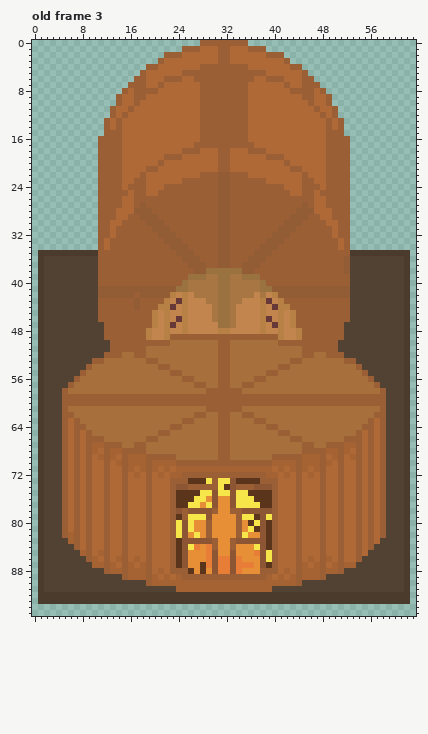
A pixel-art file gets an edit: build/Aseprite files/Boiler.aseprite. The picture above is the old version.
64x96 pixels, 3 frames. Colours within 5 levels of each other are drawn and written as one. Shown: old frame 3. The commit also changed other frames, which this record leaves out.
The same view after the edit:
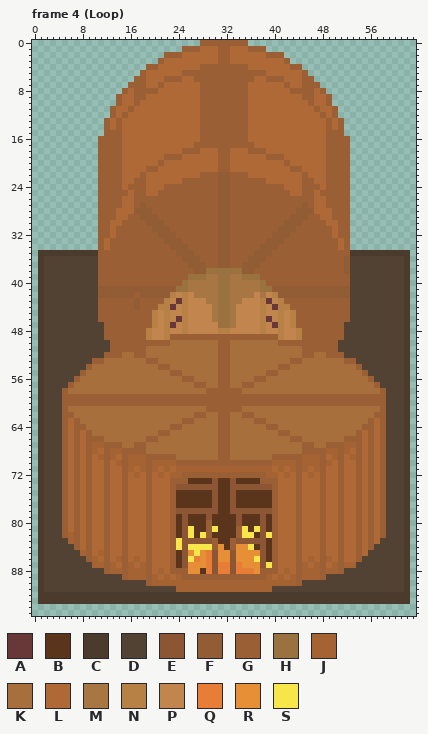
Palette (. is transparent): A #683737  B #5a351b  C #4a3b2d  D #514234  E #8c5634  F #925d34  G #9a5f34  H #99723f  J #a56334  K #a66f3b  L #ae6937  M #a77642  N #b78146  P #c2854d  Q #e77d36  R #e78f36  S #f7e64a
A new or re-ordered frame is compared with the old frame closest to it.
The edit:
frames 3 -> 6
Frame 4 (Loop) is new; against old frame 3, layers "CHAINS", "FLAMES":
y 73: x 29..32 SGSS -> BEBB
y 74: x 26..31 GGGGGS -> EEEEEB; x 34..36 GGG -> EEE
y 75: x 28..29 SS -> BB; x 31..32 SS -> BB; x 34..35 SS -> BB
y 76: x 27..29 SSR -> BBB; x 31..32 RR -> BB; x 34..36 SSS -> BBB
y 77: x 26..29 SSRS -> BBBB; x 31..32 RR -> BB; x 34..37 SSSS -> BBBB
y 78: x 25 G -> E; x 30..34 GRRGG -> EBBEE
y 79: x 25..28 GSSS -> EBBB; x 30..36 RRRRGSS -> BBBBEBB; x 39 S -> B
y 80: x 24 S -> B; x 26..28 SRR -> BBB; x 30..35 RRRRGR -> BBBBEB; x 37 S -> B
y 81: x 24 S -> B; x 27..28 RR -> BB; x 30..33 RRRR -> SBBB; x 35..37 RSB -> SBS
y 82: x 24 S -> B; x 26..28 RSR -> SBS; x 30..33 RRRR -> BBBB; x 36..37 RR -> SB; x 39 B -> S
y 83: x 24 B -> S; x 31..32 RR -> BB
y 84: x 24 B -> S; x 27..29 QRQ -> SSS; x 32 R -> B; x 36..37 RS -> SB
y 85: x 27 R -> S; x 37 Q -> R; x 39 S -> B
y 86: x 26..27 RR -> SQ; x 31..32 QQ -> RR; x 34 Q -> R; x 37 R -> S; x 39 S -> B
y 87: x 28 B -> R; x 35..36 QQ -> RR; x 39 B -> S
y 88: x 26 B -> R; x 29 R -> Q; x 35..36 RR -> QQ
Changed places in both pictures, as pixel boxes (x1, y1, x2, y2):
changed: (176, 478, 272, 574)
